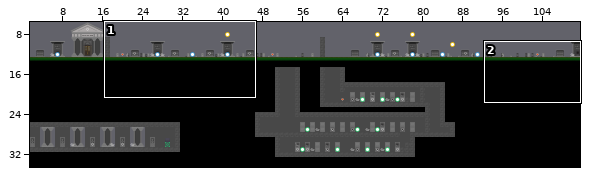
One commit to this Tiled map (JSON): assets/tilemaps/TheDeadKingRisingAlpha1-2.json. The picture above shows the old version from afar; the outline marks the close-up.
Close-up. Before:
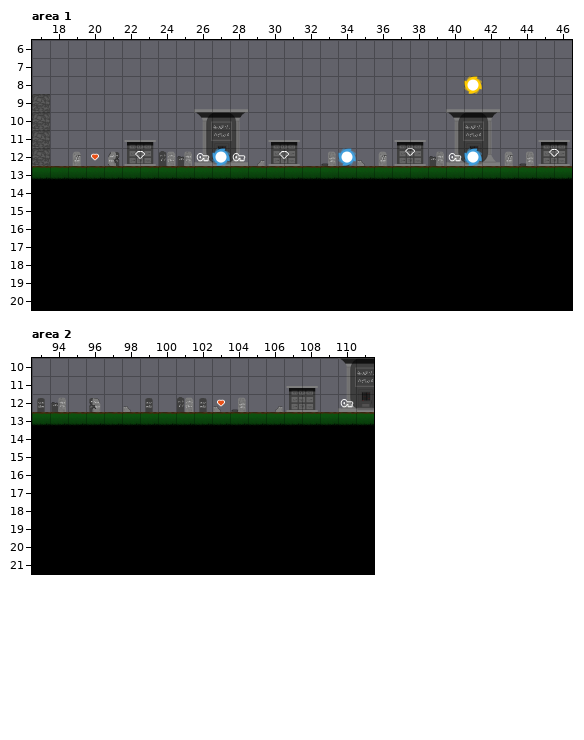
Cells are 64x64 px. Shown: area 1 x 17..46, y 6..20; area 2 x 93..111, y 10..21. The commit also changed other parts of the map, which this record leaves out.
And afterwards:
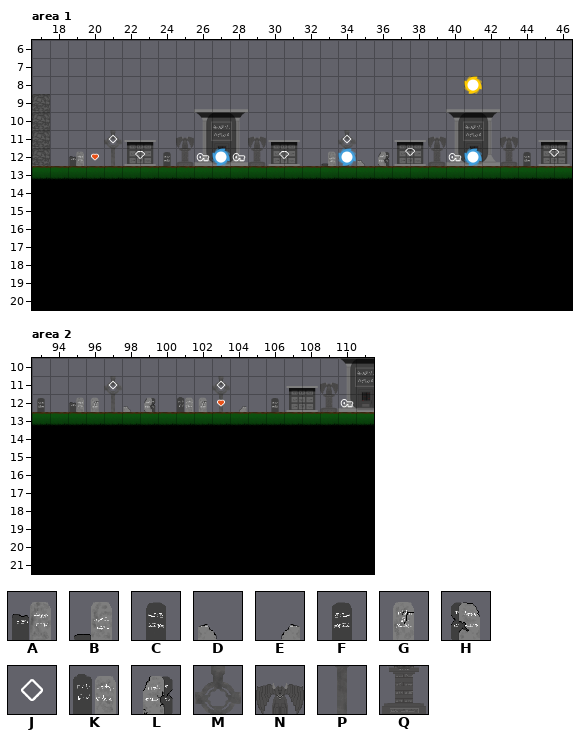
Key: from "tableauTiledTilesetCimetiere2": A 21, B 22, C 23, D 42, E 43, F 44, G 45, H 46, J 48, K 66, L 67, M 112, N 113, P 133, Q 134.
_ is an empty cell.
Objects are placed by their top-left corner, in cells (3,4 is the top-left corner of cell 3,4); size is 1x1 cell unless given.
Edits made:
Layer "derriere", area 1:
y 11: x 21 _ -> M; x 25 _ -> N; x 29 _ -> N; x 34 _ -> M; x 39 _ -> N; x 43 _ -> N
y 12: x 19 G -> A; x 21 L -> P; x 24..25 KA -> FQ; x 29 E -> Q; x 36 G -> L; x 39 A -> Q; x 43..44 GB -> QC
Layer "bougies" (added), area 1:
added: J "bougie2" at 21,11
added: J "bougie3" at 34,11
Layer "derriere", area 2:
y 11: x 97 _ -> M; x 103 _ -> M; x 109 _ -> N
y 12: x 94..97 A_H_ -> _AGP; x 99 F -> L; x 102..104 FDB -> GPE; x 106 E -> F; x 109 _ -> Q
Layer "bougies" (added), area 2:
added: J "bougie8" at 97,11
added: J "bougie9" at 103,11
